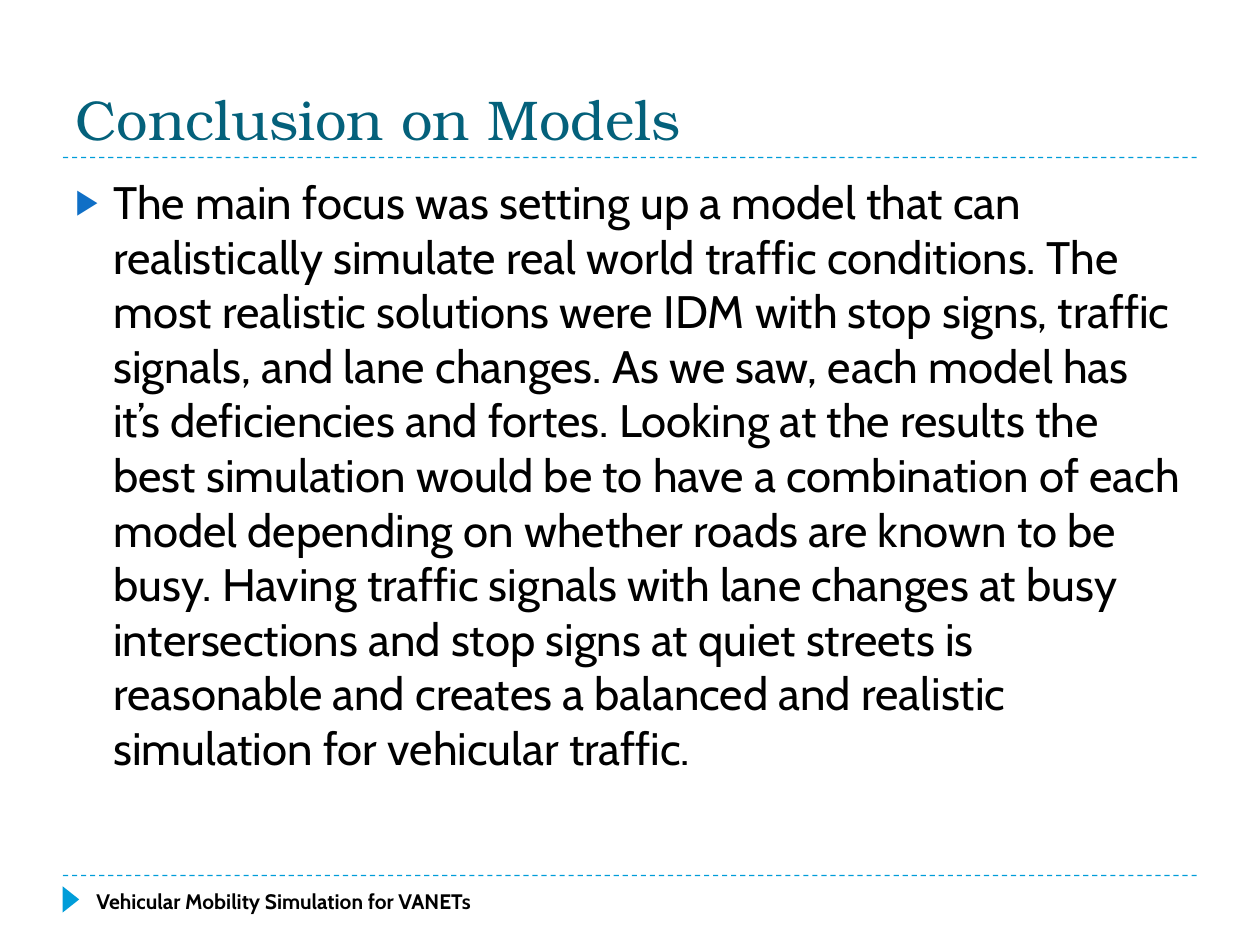
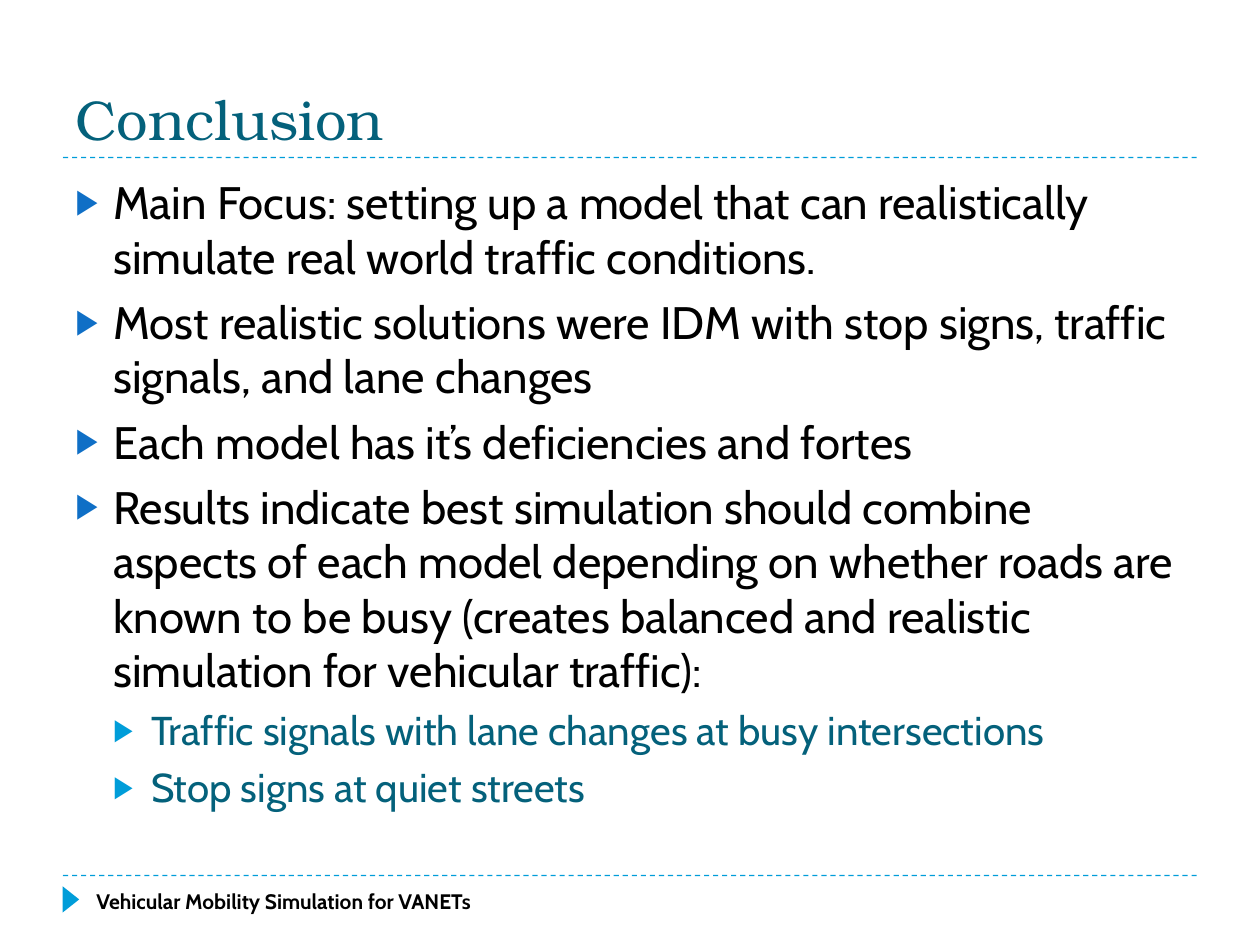
Before and after one commit to f33losopher/EEMaster_VANET, a slide deck: slide 44 of VANET_Felix.pptx. Drawn at 1260x945 pixels with LibreOffice and Linux fonts; fonts in the diff are those of the drawing. Boxes give left, top, right and bottom in pixels: in the first picture for what was removed or moved away, otherwise in the second. Text is boxed around its words. In the diff, an @@ line names an element or a change of style, - is before the commit and + after.

```diff
--- a/VANET_Felix.pptx
+++ b/VANET_Felix.pptx
@@ title at (x1=75, y1=100, x2=383, y2=141): text changed @@
-Conclusion on Models
+Conclusion
@@ text at (x1=113, y1=185, x2=1173, y2=812): text changed @@
-▶ The main focus was setting up a model that can realistically simulate real world traffic conditions. The most realistic solutions were IDM with stop signs, traffic signals, and lane changes. As we saw, each model has it’s deficiencies and fortes. Looking at the results the best simulation would be to have a combination of each model depending on whether roads are known to be busy. Having traffic signals with lane changes at busy intersections and stop signs at quiet streets is reasonable and creates a balanced and realistic simulation for vehicular traffic.
+▶ Main Focus: setting up a model that can realistically simulate real world traffic conditions.
+▶ Most realistic solutions were IDM with stop signs, traffic signals, and lane changes
+▶ Each model has it’s deficiencies and fortes
+▶ Results indicate best simulation should combine aspects of each model depending on whether roads are known to be busy (creates balanced and realistic simulation for vehicular traffic):
+  ▶ Traffic signals with lane changes at busy intersections
+  ▶ Stop signs at quiet streets
```
Also in this commit, not shown: 51 other slides changed, 3 slides removed, 1 other file.
